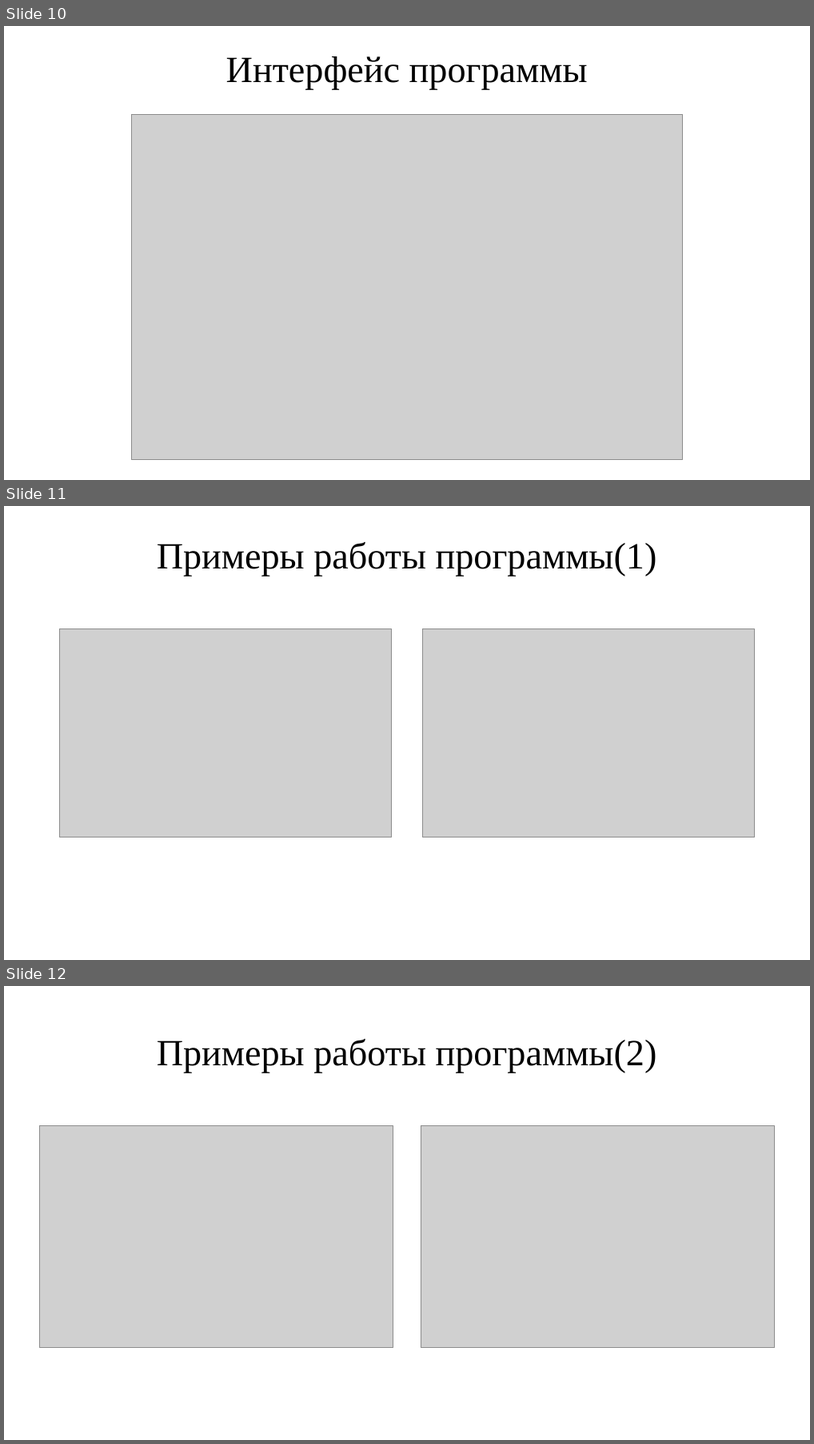
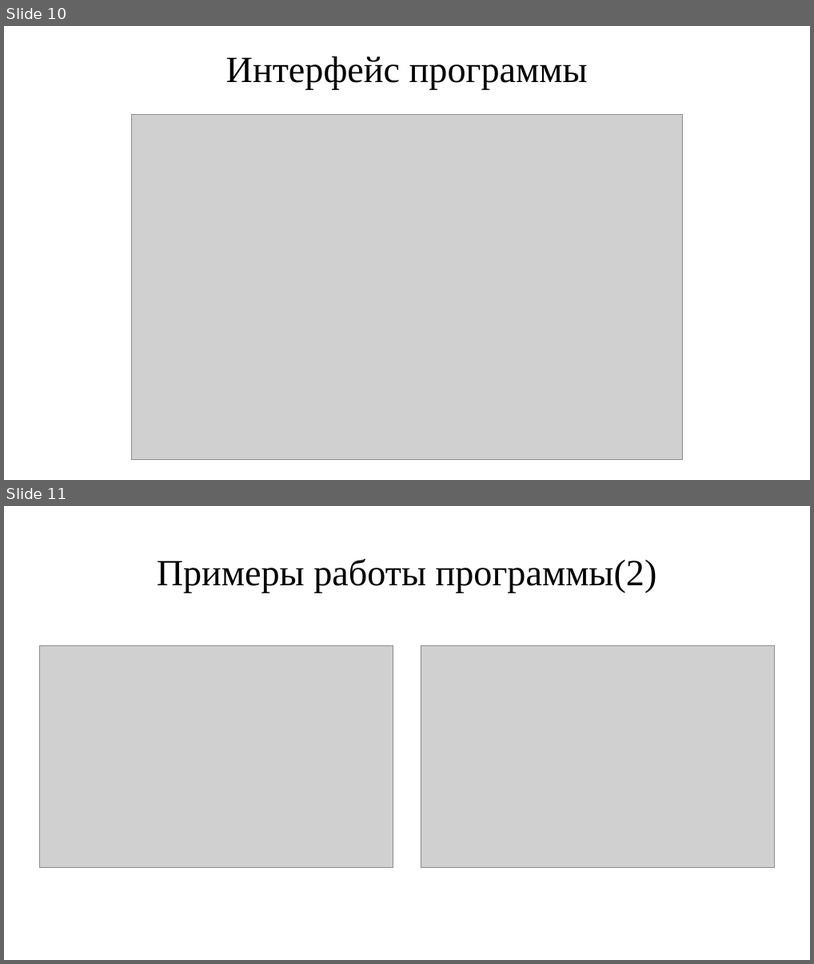
Before and after one commit to nikitalystsev/cg_course, a slide deck: docs/course/presentation/pres.pptx. Shown one above the other, each under a label of ours: slides 10, 11 and 12 before the commit, slides 10 and 11 after it. The pictures are 814x1444 and 814x964 pixels, drawn with LibreOffice and Linux fonts; fonts in the diff are those of the drawing; grey boxes stand for pictures. Boxes give left, top, right and bottom in pixels: in the first picture for what was removed or moved away, otherwise in the second. Text is boxed around its words. In the diff, an @@ line names an element or a change of style, - is before the commit and + after.

```diff
--- a/docs/course/presentation/pres.pptx
+++ b/docs/course/presentation/pres.pptx
@@ slide 11 removed at box(4, 506, 810, 960), background #FFFFFF @@
@@ title removed at box(157, 542, 658, 576) @@
-Примеры работы программы(1)
@@ picture removed at box(60, 629, 392, 837) @@
@@ picture removed at box(422, 629, 755, 837) @@
@@ what was slide 12 is now slide 11 @@
```
Also in this commit, not shown: 1 slide changed, 10 other files.
